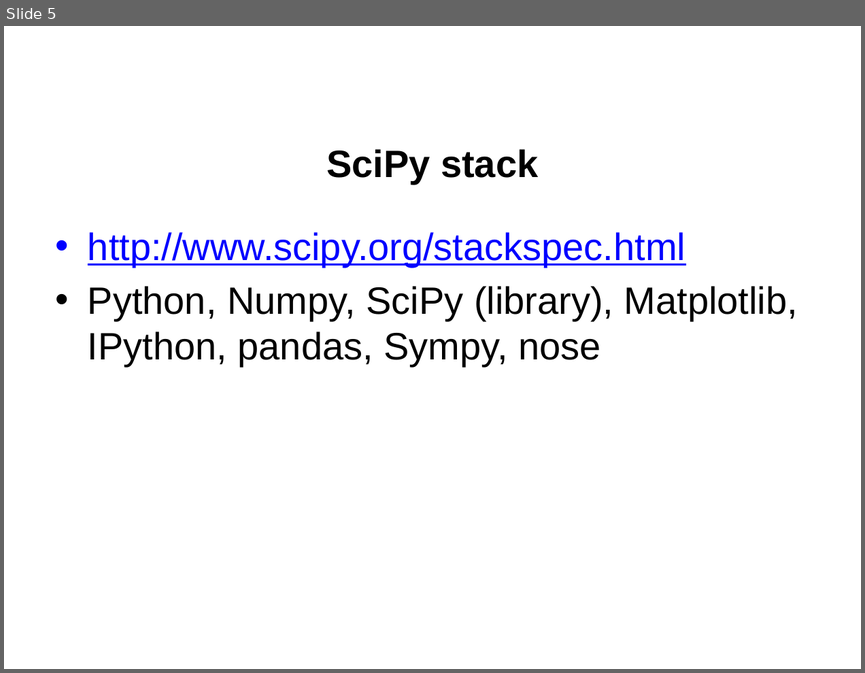
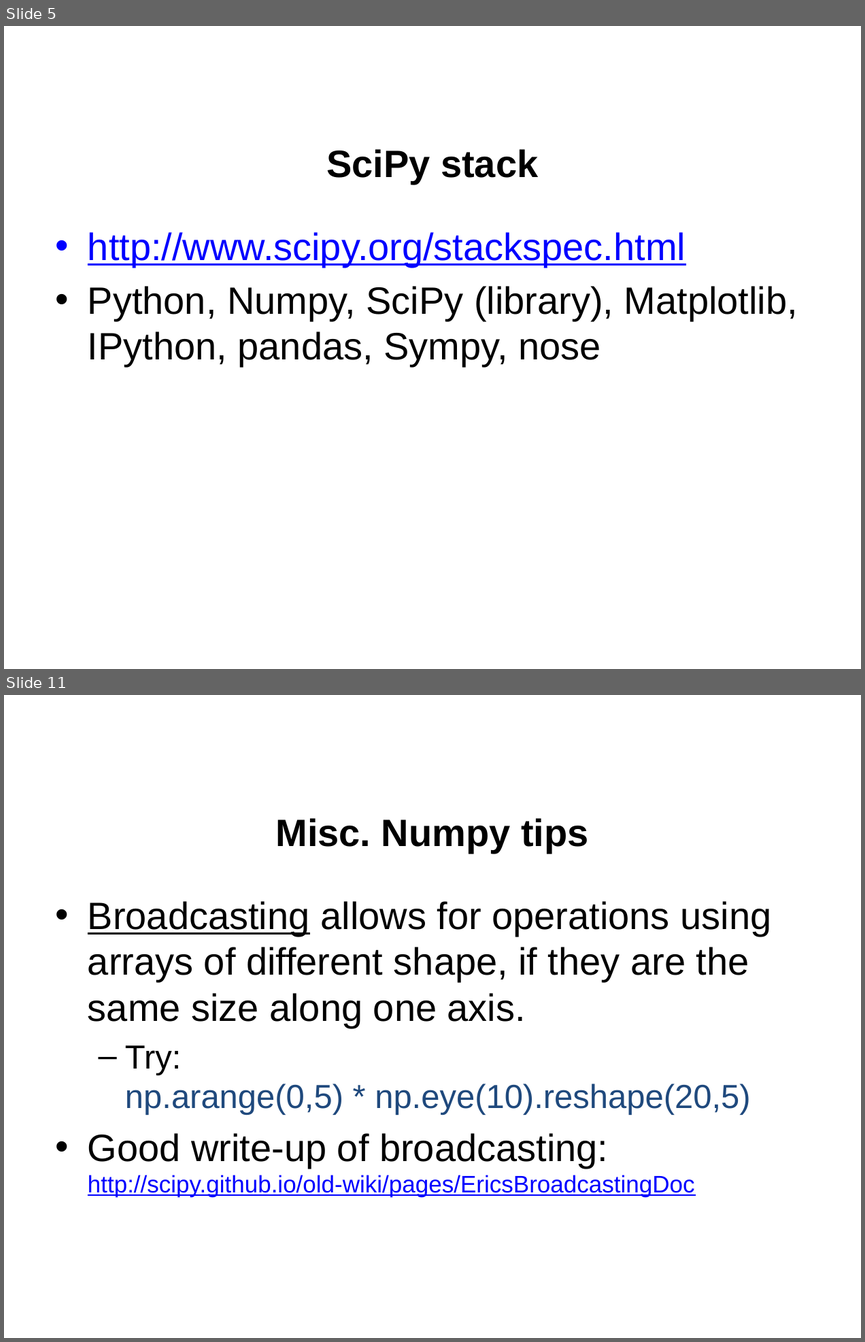
Before and after one commit to jgerity/talks, a slide deck: 2016/computing_workgroup/python_modules/python_scientific_modules.pptx. Shown one above the other, each under a label of ours: slide 5 before the commit, slides 5 and 11 after it; the slides between them are not shown. The pictures are 865x673 and 865x1342 pixels, drawn with LibreOffice and Linux fonts; fonts in the diff are those of the drawing; background and template pictures are left out. Boxes give left, top, right and bottom in pixels: in the first picture for what was removed or moved away, otherwise in the second. Text is boxed around its words. In the diff, an @@ line names an element or a change of style, - is before the commit and + after.

Commit message:
Fleshed out numpy/scipy in broad strokes

```diff
--- a/2016/computing_workgroup/python_modules/python_scientific_modules.pptx
+++ b/2016/computing_workgroup/python_modules/python_scientific_modules.pptx
@@ slide 11 added at bbox=[4, 695, 861, 1338], background picture (left out) @@
@@ title added at bbox=[275, 818, 588, 853], 32 pt, text #000000, bold @@
+Misc. Numpy tips
@@ text added at bbox=[88, 901, 771, 1197], 32 pt, text #000000 @@
+• Broadcasting allows for operations using arrays of different shape, if they are the same size along one axis.
+  – Try:
+    np.arange(0,5) * np.eye(10).reshape(20,5)
+• Good write-up of broadcasting:
+  http://scipy.github.io/old-wiki/pages/EricsBroadcastingDoc
```
Also in this commit, not shown: 7 slides changed, 10 other slides added, 2 slides removed.
